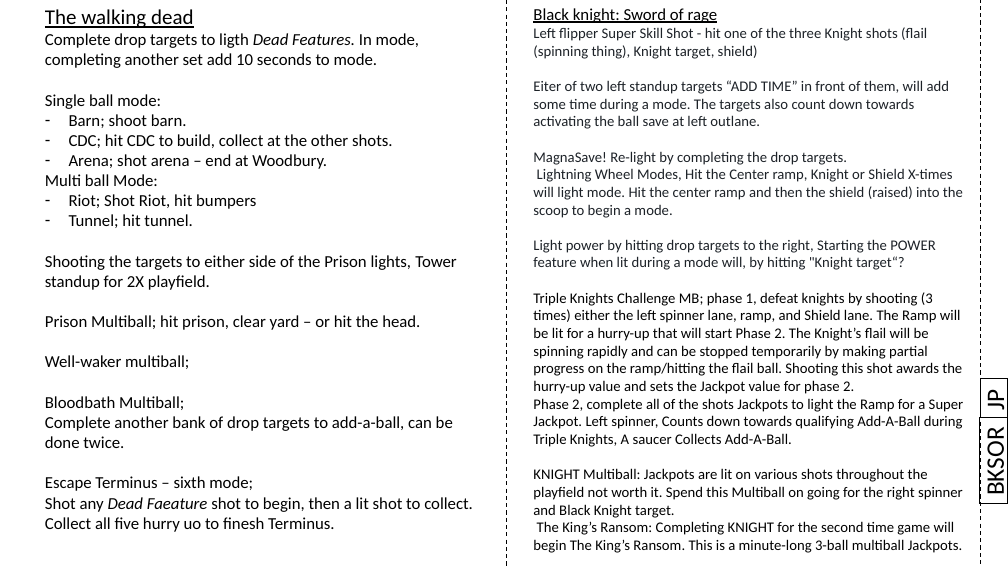
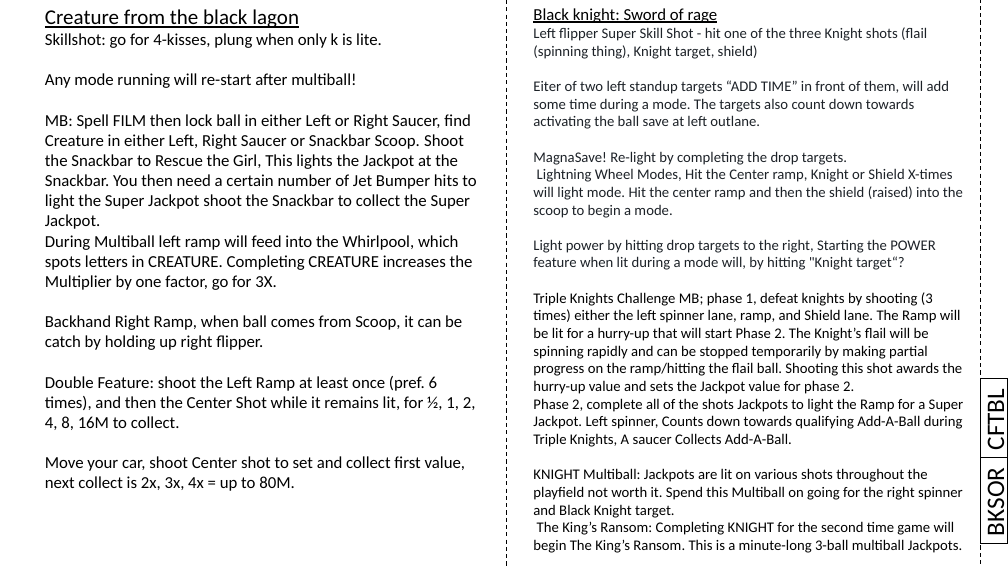
Before and after one commit to karstenbolge/PB, a slide deck: slide 4 of PB.pptx. Drawn at 1008x567 pixels with LibreOffice and Linux fonts; fonts in the diff are those of the drawing. Boxes give left, top, right and bottom in pixels: in the first picture for what was removed or moved away, otherwise in the second. Text is boxed around its words. In the diff, an @@ line names an element or a change of style, - is before the commit and + after.

Commit message:
Added CFTBL

```diff
--- a/PB.pptx
+++ b/PB.pptx
@@ text at bbox=[45, 33, 476, 491]: text changed @@
-The walking dead
-Complete drop targets to ligth Dead Features. In mode, completing another set add 10 seconds to mode.
-Single ball mode:
-– Barn; shoot barn.
-– CDC; hit CDC to build, collect at the other shots.
-– Arena; shot arena – end at Woodbury.
-Multi ball Mode:
-– Riot; Shot Riot, hit bumpers
-– Tunnel; hit tunnel.
-Shooting the targets to either side of the Prison lights, Tower standup for 2X playfield.
-Prison Multiball; hit prison, clear yard – or hit the head.
-Well-waker multiball;
-Bloodbath Multiball;
-Complete another bank of drop targets to add-a-ball, can be done twice.
-Escape Terminus – sixth mode;
-Shot any Dead Faeature shot to begin, then a lit shot to collect. Collect all five hurry uo to finesh Terminus.
+Creature from the black lagon
+Skillshot: go for 4-kisses, plung when only k is lite.
+Any mode running will re-start after multiball!
+MB: Spell FILM then lock ball in either Left or Right Saucer, find Creature in either Left, Right Saucer or Snackbar Scoop. Shoot the Snackbar to Rescue the Girl, This lights the Jackpot at the Snackbar. You then need a certain number of Jet Bumper hits to light the Super Jackpot shoot the Snackbar to collect the Super Jackpot.
+During Multiball left ramp will feed into the Whirlpool, which spots letters in CREATURE. Completing CREATURE increases the Multiplier by one factor, go for 3X.
+Backhand Right Ramp, when ball comes from Scoop, it can be catch by holding up right flipper.
+Double Feature: shoot the Left Ramp at least once (pref. 6 times), and then the Center Shot while it remains lit, for ½, 1, 2, 4, 8, 16M to collect.
+Move your car, shoot Center shot to set and collect first value, next collect is 2x, 3x, 4x = up to 80M.
@@ rectangle "CFTBL": place and size @@
-rectangle "CFTBL" at bbox=[980, 378, 1008, 418]
+rectangle "CFTBL" at bbox=[980, 379, 1008, 458]
@@ text in rectangle at bbox=[980, 395, 1008, 449]: text changed @@
-JP
+CFTBL
@@ rectangle "BKSOR": place and size @@
-rectangle "BKSOR" at bbox=[980, 418, 1008, 504]
+rectangle "BKSOR" at bbox=[980, 458, 1008, 544]
```
